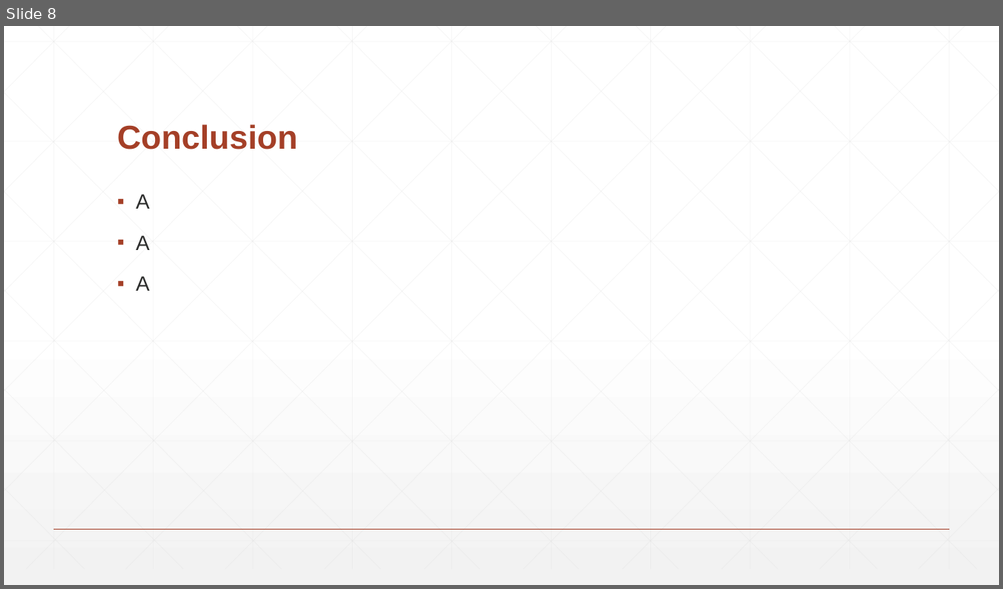
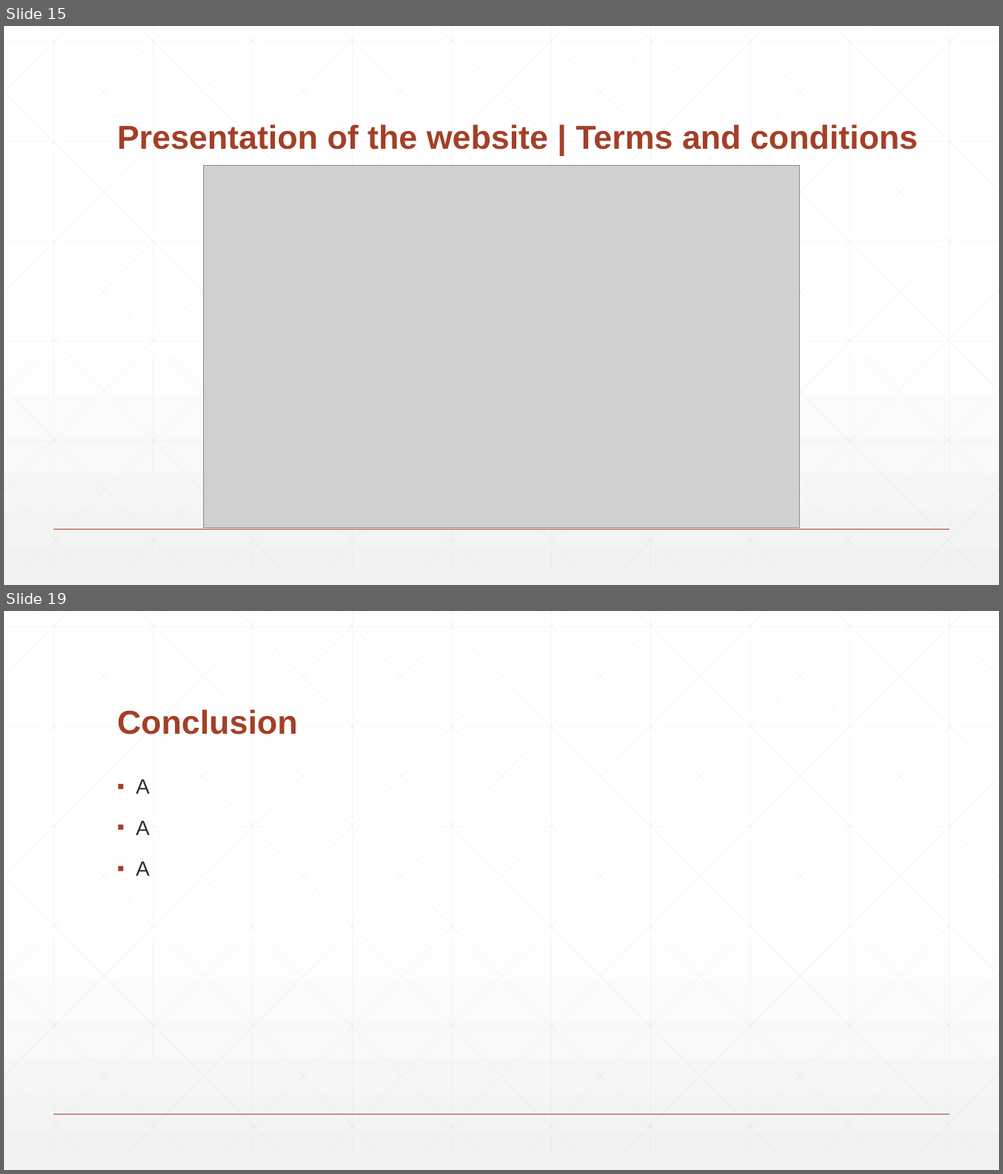
Before and after one commit to PaulFICOT/CESI_A2_Web_G2, a slide deck: Présentation/Web Project.pptx. Shown one above the other, each under a label of ours: slide 8 before the commit, slides 15 and 19 after it; the slides between them are not shown. The pictures are 1003x589 and 1003x1174 pixels, drawn with LibreOffice and Linux fonts; fonts in the diff are those of the drawing; grey boxes stand for pictures. Boxes give left, top, right and bottom in pixels: in the first picture for what was removed or moved away, otherwise in the second. Text is boxed around its words. In the diff, an @@ line names an element or a change of style, - is before the commit and + after.

```diff
--- a/Présentation/Web Project.pptx
+++ b/Présentation/Web Project.pptx
@@ slide 15 added at box(4, 26, 999, 585), background gradient #FFFFFF to #F2F2F2; not listed: 47 template elements that a slide beside it also shows @@
@@ title added at box(117, 124, 917, 150), 32 pt, text #A43F27, bold @@
+Presentation of the website | Terms and conditions
@@ picture added at box(203, 166, 800, 528) @@
@@ what was slide 8 is now slide 19 @@
```
Also in this commit, not shown: 4 slides changed, 10 other slides added, 4 other files.
